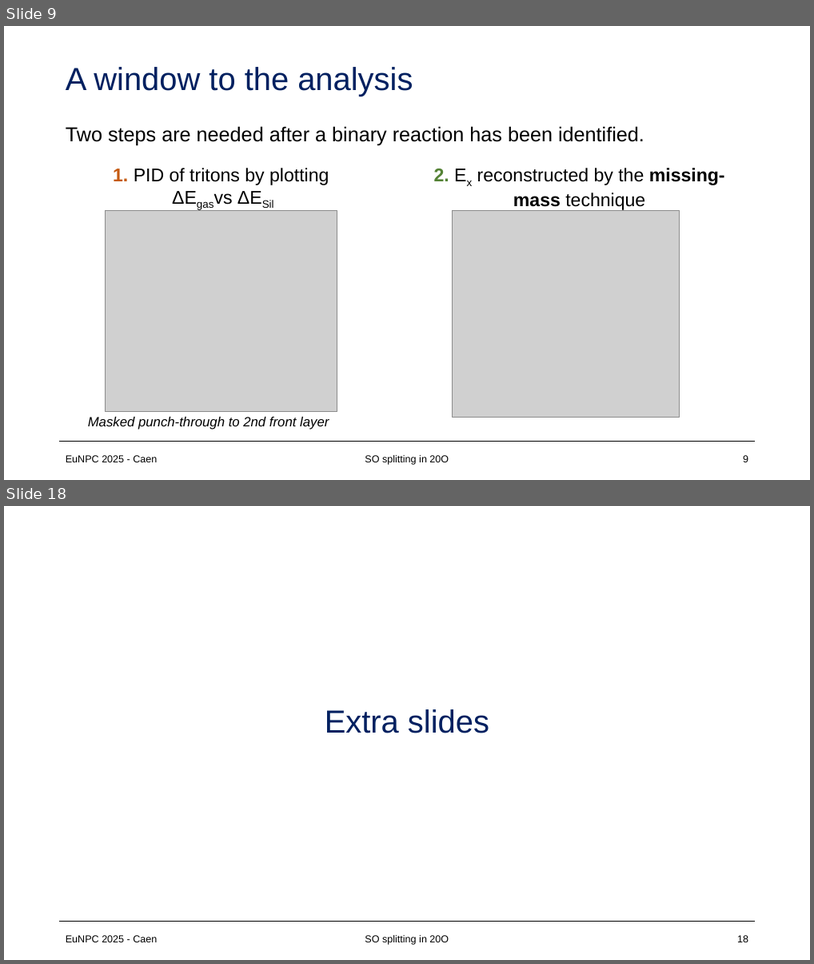
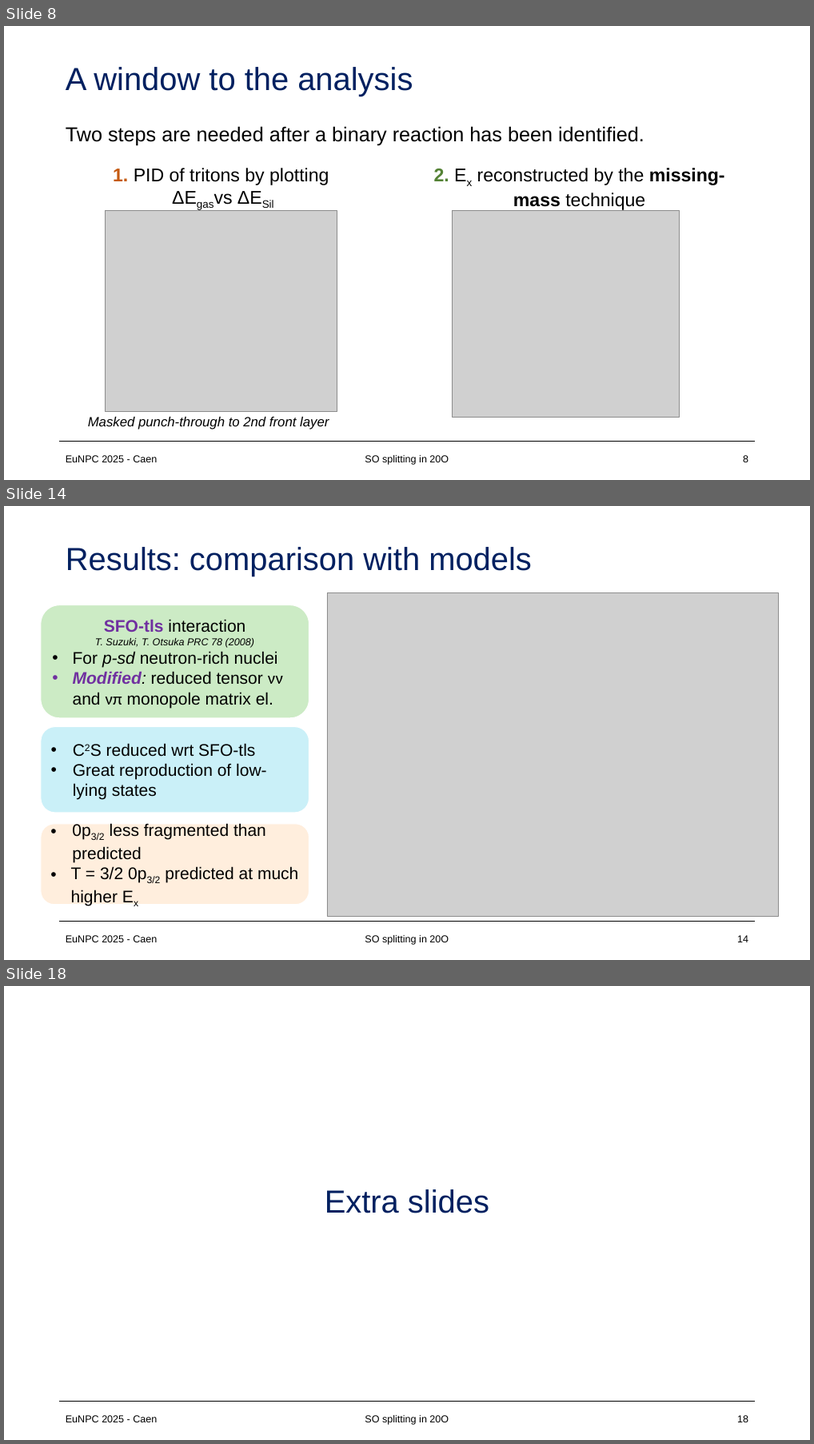
Before and after one commit to loopset/Docs, a slide deck: EuNPC/eunpc.pptx. Shown one above the other, each under a label of ours: slides 9 and 18 before the commit, slides 8, 14 and 18 after it; the slides between them are not shown. The pictures are 814x964 and 814x1444 pixels, drawn with LibreOffice and Linux fonts; fonts in the diff are those of the drawing; grey boxes stand for pictures. Boxes give left, top, right and bottom in pixels: in the first picture for what was removed or moved away, otherwise in the second. Text is boxed around its words. In the diff, an @@ line names an element or a change of style, - is before the commit and + after.

```diff
--- a/EuNPC/eunpc.pptx
+++ b/EuNPC/eunpc.pptx
@@ slide 14 added at (x1=4, y1=506, x2=810, y2=960), background #FFFFFF; not listed: 1 template element that a slide beside it also shows @@
@@ title added at (x1=66, y1=547, x2=532, y2=577), 38 pt, text #002060 @@
+Results: comparison with models
@@ picture added at (x1=327, y1=593, x2=779, y2=916) @@
@@ rounded rectangle added at (x1=41, y1=605, x2=310, y2=718), fill #CCEBC5, outline #FFFFFF 1 pt, 20 pt, text #000000 @@
+SFO-tls interaction
+T. Suzuki, T. Otsuka PRC 78 (2008)
+• For p-sd neutron-rich nuclei
+• Modified: reduced tensor νν and νπ monopole matrix el.
@@ rounded rectangle added at (x1=41, y1=727, x2=310, y2=812), fill #CAF0F8, outline #FFFFFF 1 pt, 20 pt, text #000000 @@
+• C2S reduced wrt SFO-tls
+• Great reproduction of low-lying states
@@ rounded rectangle added at (x1=41, y1=824, x2=310, y2=904), fill #FFEEDD, outline #FFFFFF 1 pt, 20 pt, text #000000 @@
+• 0p3/2 less fragmented than predicted
+• T = 3/2 0p3/2 predicted at much higher Ex
@@ text added at (x1=66, y1=935, x2=157, y2=942), 12 pt, text #000000 @@
+EuNPC 2025 - Caen
@@ text added at (x1=365, y1=935, x2=449, y2=944), 12 pt, text #000000 @@
+SO splitting in 20O
@@ page number added at (x1=738, y1=935, x2=749, y2=942), 12 pt, text #000000 @@
+14
@@ what was slide 9 is now slide 8 @@
```
Also in this commit, not shown: 11 slides changed, 2 other slides added, 2 slides removed, 7 other files.
